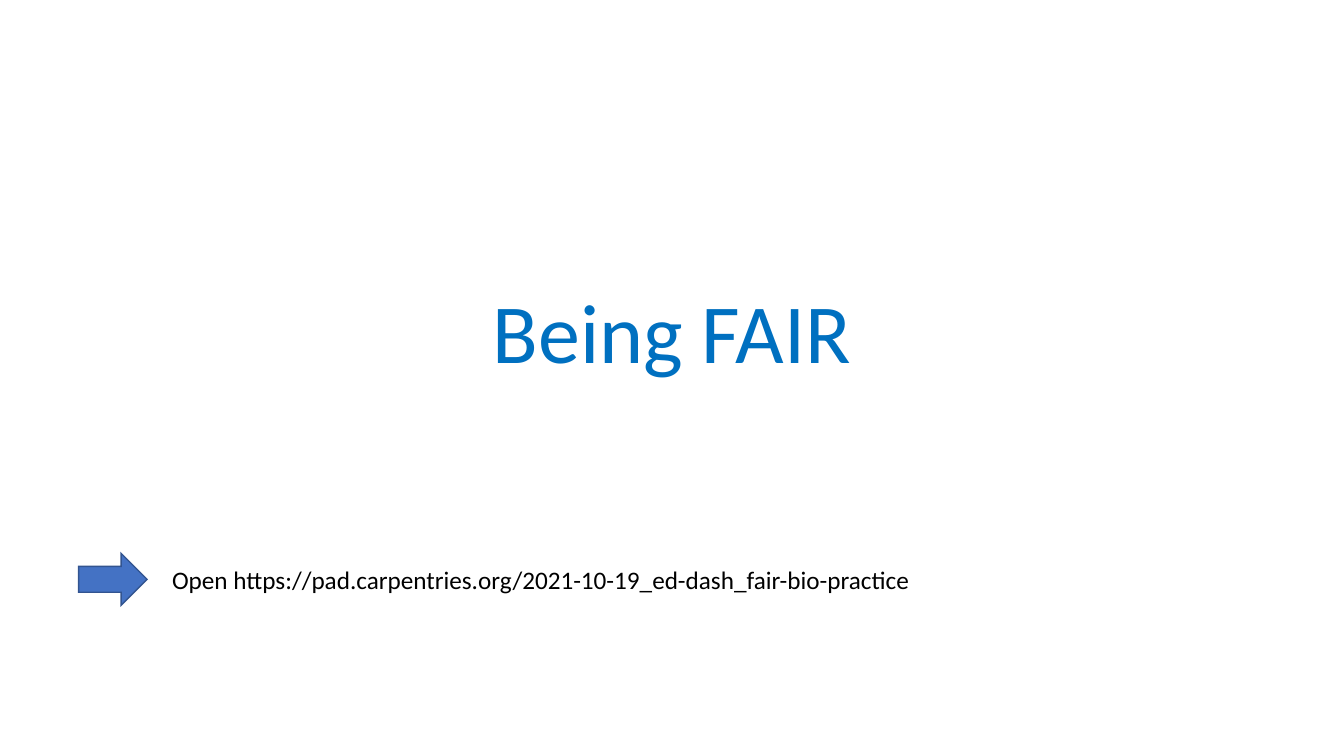
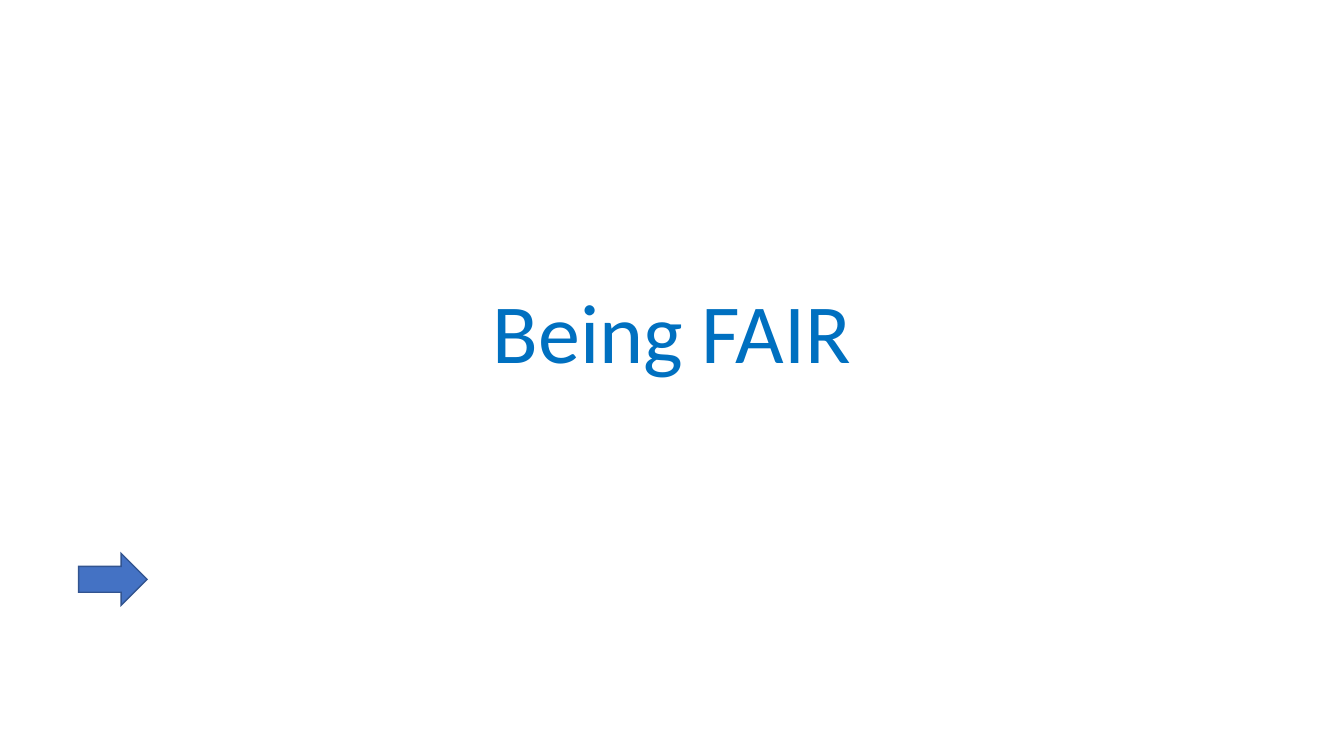
Before and after one commit to carpentries-incubator/fair-bio-practice, a slide deck: slide 1 of instructors/03_Being_FAIR_v2.0.pptx. Drawn at 1344x756 pixels with LibreOffice and Linux fonts; fonts in the diff are those of the drawing; background and template pictures are left out. Boxes give left, top, right and bottom in pixels: in the first picture for what was removed or moved away, otherwise in the second. Text is boxed around its words. In the diff, an @@ line names an element or a change of style, - is before the commit and + after.

Commit message:
removed pad link

```diff
--- a/instructors/03_Being_FAIR_v2.0.pptx
+++ b/instructors/03_Being_FAIR_v2.0.pptx
@@ text removed at bbox=[172, 571, 908, 594] @@
-Open https://pad.carpentries.org/2021-10-19_ed-dash_fair-bio-practice
```
